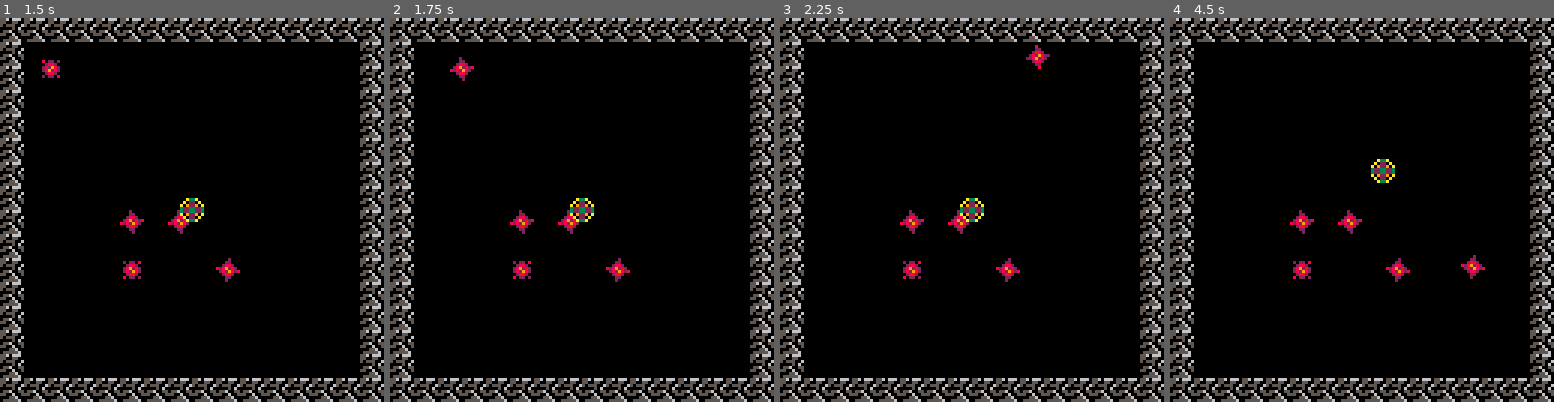
Above: before the commit, frames 1-4 (left to right).
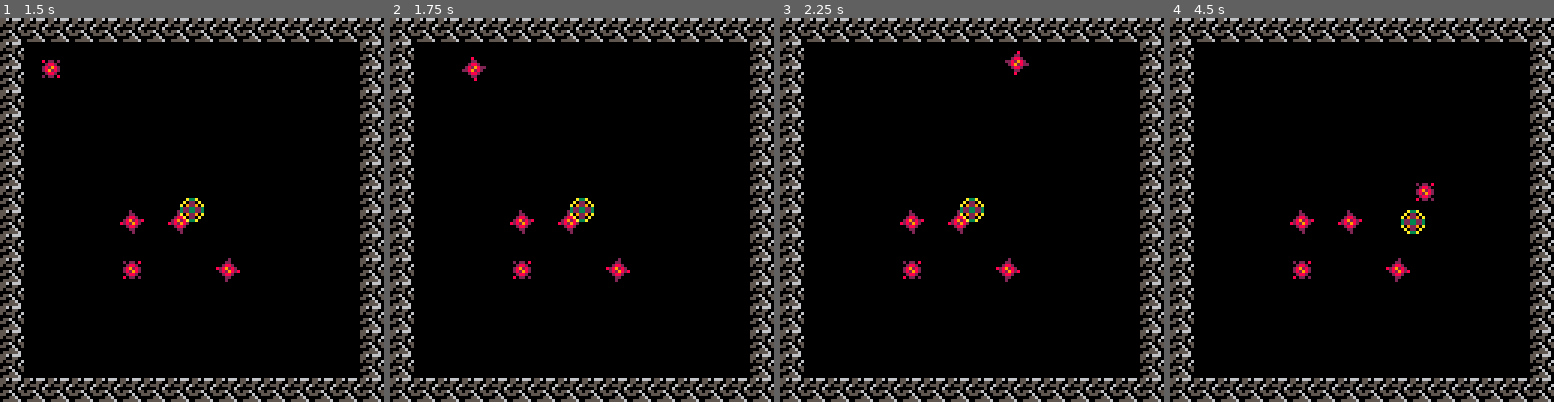
Above: after the commit, the same moments.

Repository: Nakeeb0/NAHL
Game: PICO-8 cartridge nahl.p8
Same seed, same stepped clock (60 frames per second), same inputs: the game is played once before the commit and once after it.
Inputs:
- Up to frame 1 (1.5 s): tap O (Z key) at 0.7 s
- Up to frame 2 (1.75 s): hold Right from 1.6 s (still down); tap O (Z key) at 1.7 s
- Up to frame 3 (2.25 s): release Right at 2.1 s; tap O (Z key) at 2.1 s; hold Up from 2.15 s (still down)
- Up to frame 4 (4.5 s): release Up at 2.42 s; hold Right 2.47-3.03 s; tap O (Z key) every 0.4 s from 2.5 to 4.1 s; hold Left 3.08-3.58 s; hold Down 3.63-3.97 s; hold Right from 4.02 s (still down)

Frame 1 is identical in both runs. In frame 2, 0.3% of the frame differs, in the area x 15-25%, y 10-17%; in frame 3, 0.3%; in frame 4, 0.9%, in the area x 52-83%, y 36-68%.

Commit message:
made the game 60fps instead of 30

Diff:
--- a/nahl.lua
+++ b/nahl.lua
@@ -49,14 +49,14 @@
 		index = index,
 		pos = vec2d.new(x, y),
 		vel = vec2d.new(0, 0),
-		accel = 0.4,
+		accel = 0.2,
 		frame = 0,
 		t = 0,
-		friction = 0.93,
-		bounce  = 0.3,
+		friction = 0.9,
+		bounce  = 0.8,
 		frames = 6,
-		velocity_cutoff = 0.50,
-		dash_speed = 5,
+		velocity_cutoff = 0.25,
+		dash_speed = 2.5,
 		hp = 5,
 		control = true,
 		w = 4,
@@ -126,7 +126,7 @@
 	a.vel *= a.friction
 end
 
-function _update()
+function _update60()
 	local x = 0
 	local y = 0
 	if (btn(0)) then x -= 1 end
